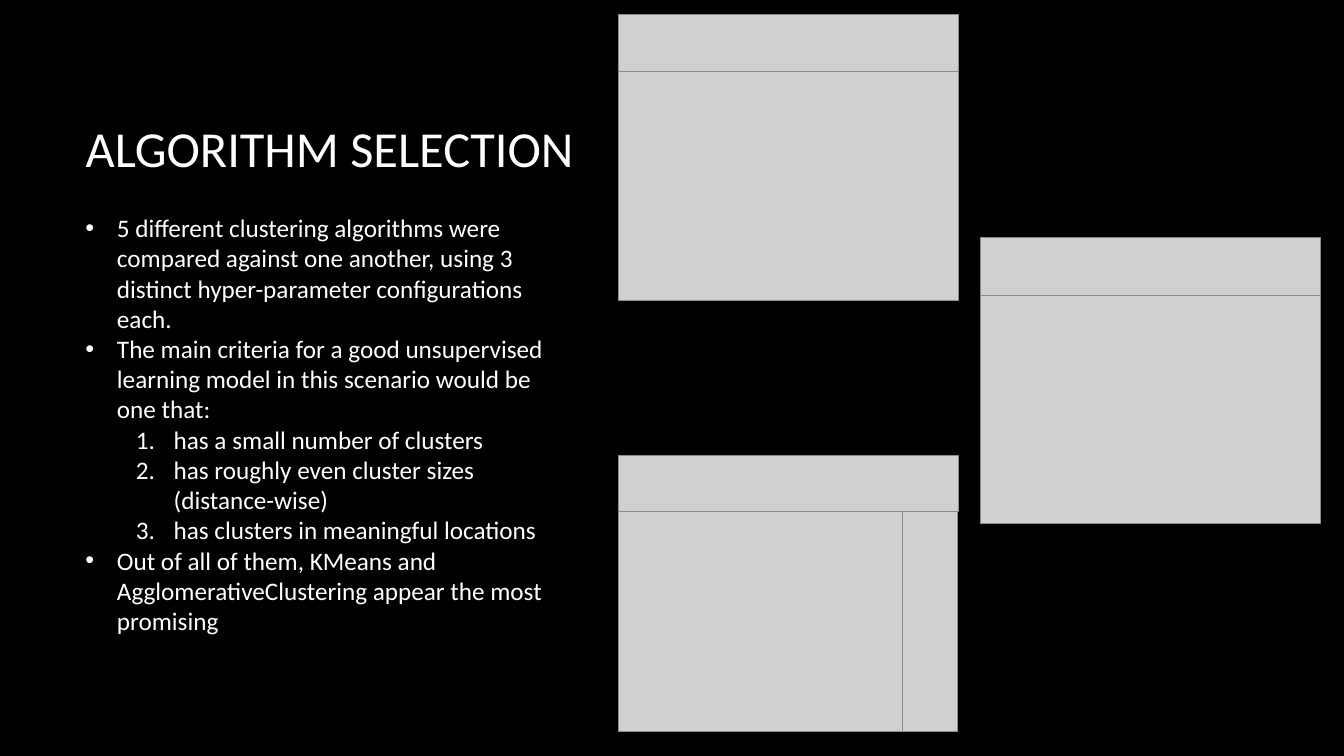
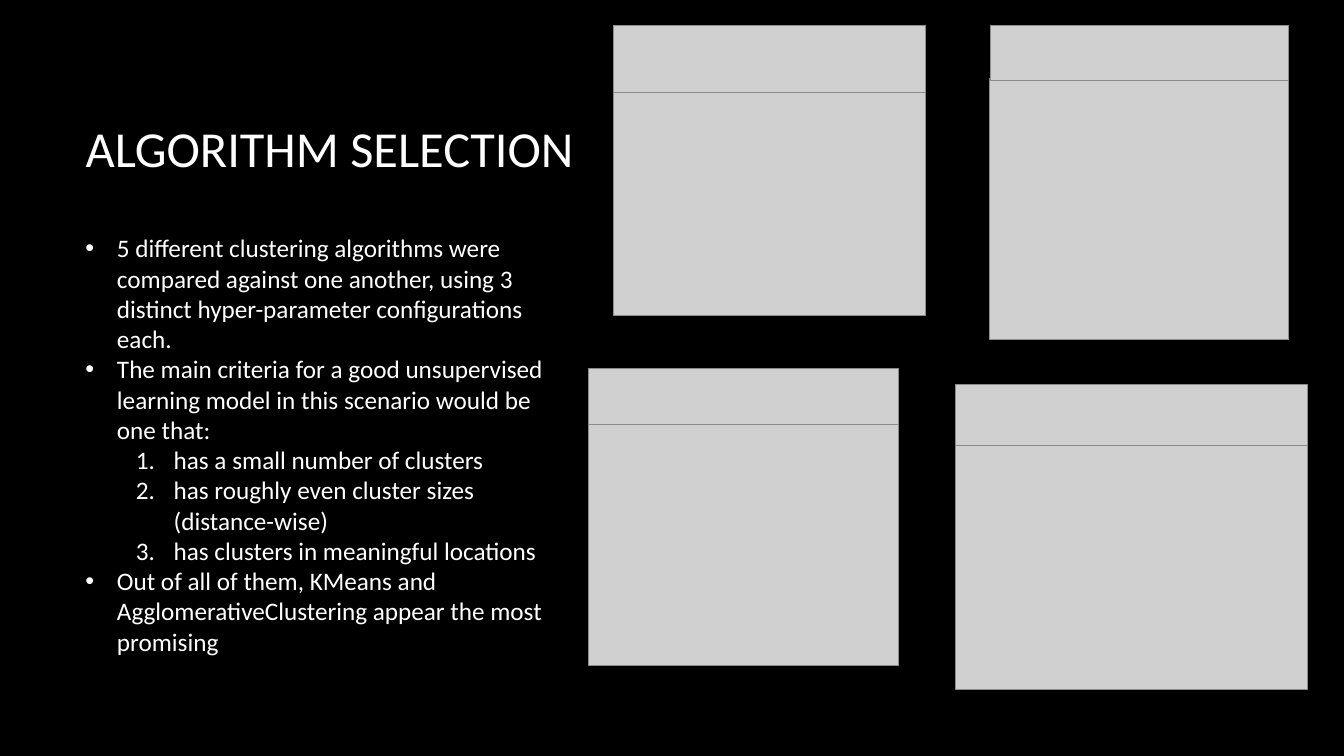
Before and after one commit to ethanolx/Air-Pollution-Mall-py, a slide deck: slide 7 of doc/part-b.pptx (slide 8 before the commit). Drawn at 1344x756 pixels with LibreOffice and Linux fonts; fonts in the diff are those of the drawing; grey boxes stand for pictures; background and template pictures are left out. Boxes give left, top, right and bottom in pixels: in the first picture for what was removed or moved away, otherwise in the second. Text is boxed around its words. In the diff, an @@ line names an element or a change of style, - is before the commit and + after.

```diff
--- a/doc/part-b.pptx
+++ b/doc/part-b.pptx
@@ picture: place and size @@
-picture at (619, 14, 959, 72)
+picture at (614, 25, 927, 92)
@@ picture added at (990, 25, 1289, 81) @@
@@ picture: place and size @@
-picture at (619, 57, 959, 300)
+picture at (614, 69, 927, 317)
@@ picture added at (990, 79, 1290, 340) @@
@@ text "5 different clustering algorithms were ...": place and size @@
-text "5 different clustering algorithms were ..." at (117, 219, 543, 635)
+text "5 different clustering algorithms were ..." at (117, 239, 543, 656)
@@ picture removed at (981, 238, 1321, 295) @@
@@ picture removed at (981, 283, 1321, 524) @@
@@ picture added at (589, 369, 899, 425) @@
@@ picture added at (956, 384, 1308, 446) @@
@@ picture: place and size @@
-picture at (619, 474, 914, 732)
+picture at (589, 407, 899, 665)
@@ picture added at (956, 429, 1308, 690) @@
@@ picture removed at (619, 456, 959, 512) @@
@@ picture removed at (902, 510, 958, 731) @@
```
Also in this commit, not shown: 8 other slides changed, 1 slide removed, 1 other file.
